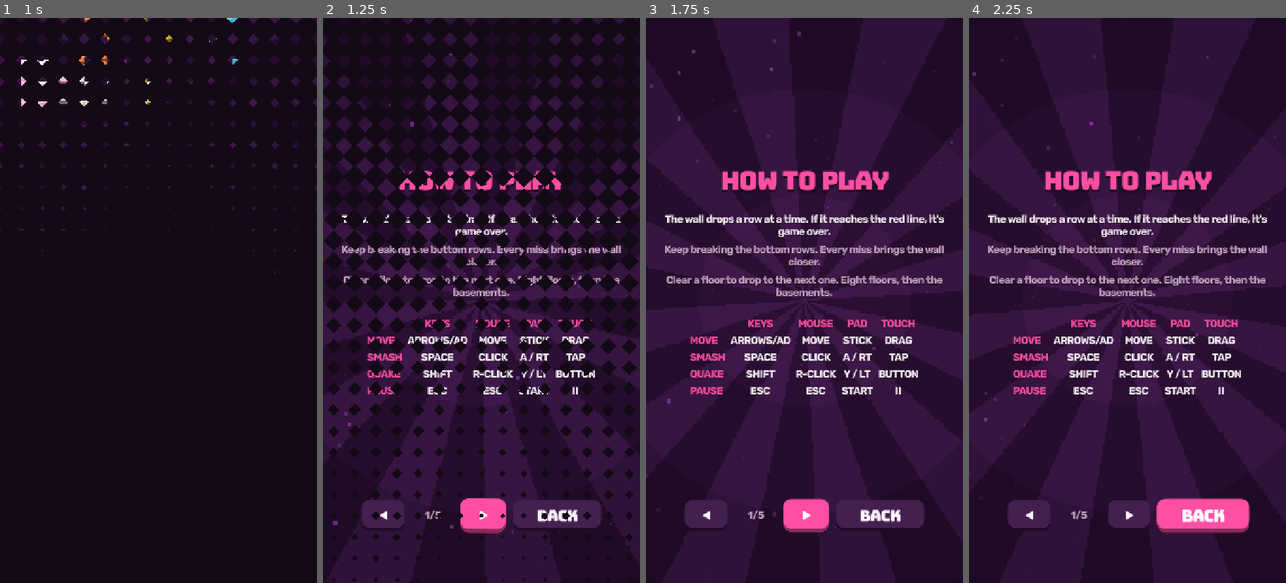
Above: before the commit, frames 1-4 (left to right).
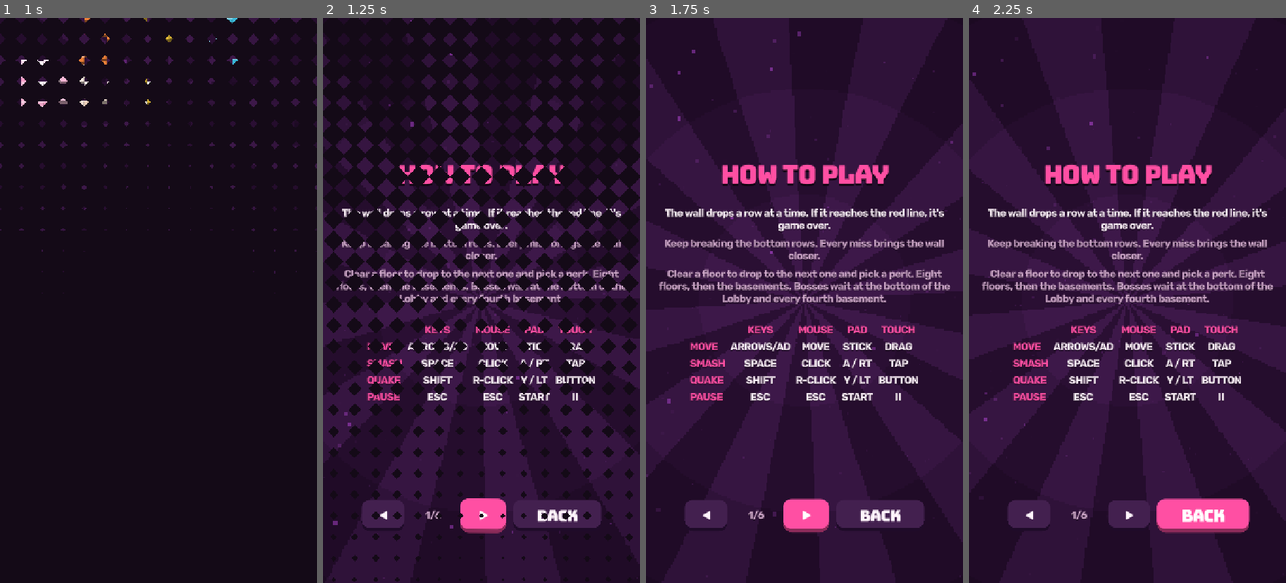
Above: after the commit, the same moments.

Repository: Pigmassacre/Breakhaus
Game: Godot game, scene res://src/main.tscn
Same seed, same stepped clock (60 frames per second), same inputs: the game is played once before the commit and once after it.
Inputs (mouse positions are in pixels of both pictures, inside the frame that each line leads up to):
- Up to frame 1 (1 s): tap Enter (ui_accept) at 0.5, 0.77 s; move the mouse to (228, 272) at 0.52 s; hold Right (move_right) from 0.53 s (still down); hold Shift (quake) from 0.53 s (still down); click (228, 272) at 0.67 s
- Up to frame 2 (1.25 s): keep holding Right (move_right); keep holding Shift (quake)
- Up to frame 3 (1.75 s): release Right (move_right) at 1.25 s; release Shift (quake) at 1.25 s; drag from (741, 328) to (788, 413) at 1.27 s
- Up to frame 4 (2.25 s): move the mouse to (1159, 176) at 2.02 s; hold Right (move_right) from 2.03 s (still down); tap Z at 2.1 s

Frame 1 is identical in both runs. In frame 2, 8.0% of the frame differs, in the area x 4-96%, y 25-89%; in frame 3, 12%; in frame 4, 12%.

Commit message:
How to play: a Synergies page, perks and bosses in the rules; the README for all of it
Co-Authored-By: Claude Opus 5.5 <noreply@anthropic.com>

Diff:
--- a/src/ui/help.gd
+++ b/src/ui/help.gd
@@ -5,7 +5,7 @@
 ## of their rarity).
 ## Left and right (or the arrows on screen) turn the pages.
 
-const PAGES := 5
+const PAGES := 6
 
 var _page := 0
 var _pages: Array[Control] = []
@@ -25,7 +25,7 @@
 	holder.custom_minimum_size = Vector2(680, 960)
 	holder.size_flags_horizontal = Control.SIZE_SHRINK_CENTER
 	column.add_child(holder)
-	for page: Control in [_rules(), _blocks(), _tricks(), _pickups(), _rares()]:
+	for page: Control in [_rules(), _blocks(), _tricks(), _pickups(), _rares(), _synergies()]:
 		page.set_anchors_and_offsets_preset(Control.PRESET_FULL_RECT)
 		holder.add_child(page)
 		_pages.append(page)
@@ -100,7 +100,7 @@
 	var box := _page_box("HOW TO PLAY")
 	box.add_child(_text("The wall drops a row at a time. If it reaches the red line, it's game over."))
 	box.add_child(_text("Keep breaking the bottom rows. Every miss brings the wall closer.", 2, UI.DIM))
-	box.add_child(_text("Clear a floor to drop to the next one. Eight floors, then the basements.", 2, UI.DIM))
+	box.add_child(_text("Clear a floor to drop to the next one and pick a perk. Eight floors, then the basements. Bosses wait at the bottom of the Lobby and every fourth basement.", 2, UI.DIM))
 	box.add_child(_gap(16))
 	var grid := GridContainer.new()
 	grid.columns = 5
@@ -196,6 +196,36 @@
 	return box
 
 
+## Two pickups at once that make something more, each with both icons.
+func _synergies() -> Control:
+	var box := _page_box("SYNERGIES")
+	box.add_theme_constant_override("separation", 18)
+	box.add_child(_text("Some pickups work together. Get both going at once:", 2, UI.DIM))
+	for s: Dictionary in Pickups.SYNERGIES:
+		var row := HBoxContainer.new()
+		row.add_theme_constant_override("separation", 16)
+		var icons := Control.new()
+		icons.custom_minimum_size = Vector2(130, 56)
+		icons.texture_filter = CanvasItem.TEXTURE_FILTER_NEAREST
+		icons.draw.connect(func() -> void:
+			Pickups.draw_icon(icons, s["a"], Vector2(28, 28), 4.0)
+			Pickups.draw_icon(icons, s["b"], Vector2(100, 28), 4.0)
+			icons.draw_rect(Rect2(56, 26, 16, 4), UI.DIM)
+			icons.draw_rect(Rect2(62, 20, 4, 16), UI.DIM))
+		row.add_child(icons)
+		var words := VBoxContainer.new()
+		words.add_theme_constant_override("separation", 0)
+		words.add_child(UI.label(String(s["name"]).to_upper(), 3, s["color"], HORIZONTAL_ALIGNMENT_LEFT))
+		var blurb := UI.label(s["blurb"], 1, UI.INK, HORIZONTAL_ALIGNMENT_LEFT)
+		blurb.add_theme_font_size_override("font_size", 17)
+		blurb.autowrap_mode = TextServer.AUTOWRAP_WORD_SMART
+		blurb.custom_minimum_size = Vector2(500, 0)
+		words.add_child(blurb)
+		row.add_child(words)
+		box.add_child(row)
+	return box
+
+
 ## A block, drawn as on the board.
 class _Sample extends Control:
 	var block: Block
Not shown, changed: README.md
